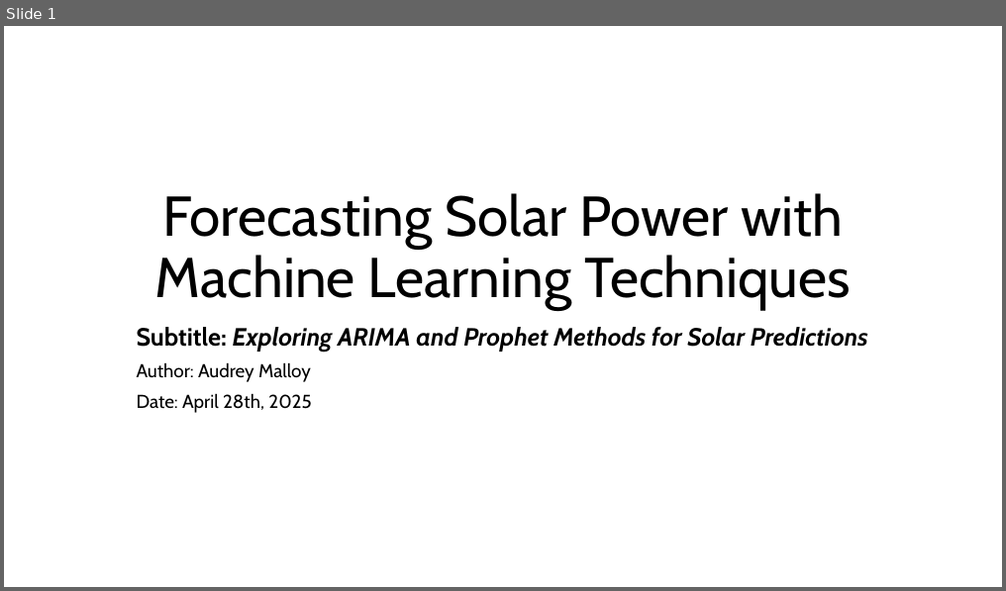
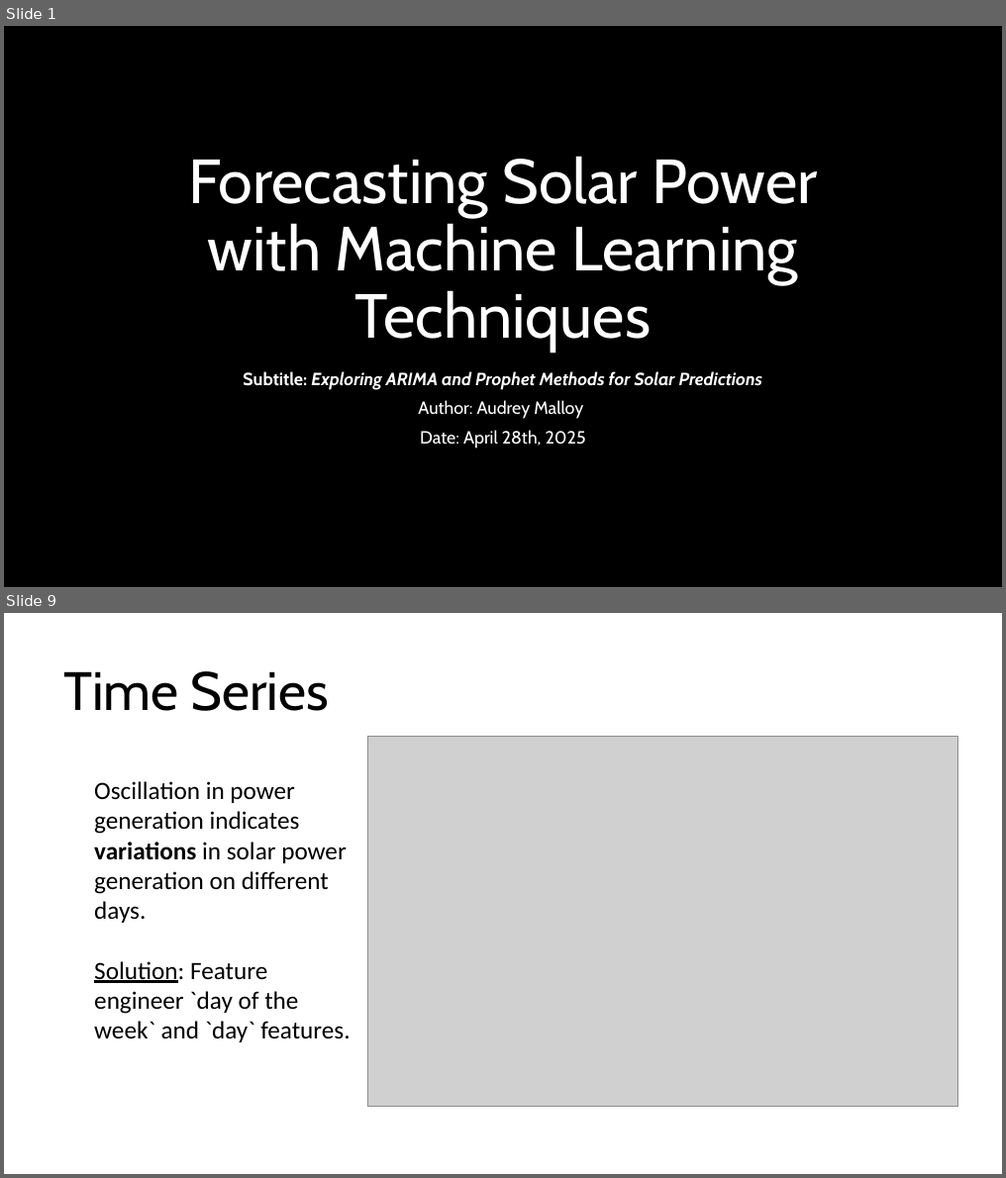
Before and after one commit to audreymalloy/Springboard_DataScience, a slide deck: Capstone-3-Solar/Documentation/Capstone_3_Final_Presentation_Malloy.pptx. Shown one above the other, each under a label of ours: slide 1 before the commit, slides 1 and 9 after it; the slides between them are not shown. The pictures are 1006x591 and 1006x1178 pixels, drawn with LibreOffice and Linux fonts; fonts in the diff are those of the drawing; grey boxes stand for pictures; background and template pictures are left out. Boxes give left, top, right and bottom in pixels: in the first picture for what was removed or moved away, otherwise in the second. Text is boxed around its words. In the diff, an @@ line names an element or a change of style, - is before the commit and + after.

```diff
--- a/Capstone-3-Solar/Documentation/Capstone_3_Final_Presentation_Malloy.pptx
+++ b/Capstone-3-Solar/Documentation/Capstone_3_Final_Presentation_Malloy.pptx
@@ slide 9 added at bbox=[4, 613, 1002, 1174], background #FFFFFF @@
@@ title added at bbox=[63, 671, 329, 711], 52 pt, text #000000 @@
+Time Series
@@ picture added at bbox=[368, 737, 958, 1107] @@
@@ text added at bbox=[94, 781, 350, 1043], 24 pt, text #000000 @@
+Oscillation in power generation indicates variations in solar power generation on different days.
+Solution: Feature engineer `day of the week` and `day` features.
@@ slide 1 changed as well @@
@@ background #FFFFFF to picture (left out) @@
@@ title "Forecasting Solar Power with Machine ..." at bbox=[188, 156, 817, 352]: size 54 to 60 pt, text colour #000000 to #FFFFFF @@
@@ subtitle "Subtitle: Exploring ARIMA and Prophet ...": place and size @@
-subtitle "Subtitle: Exploring ARIMA and Prophet ..." at bbox=[137, 327, 868, 413]
+subtitle "Subtitle: Exploring ARIMA and Prophet ..." at bbox=[243, 372, 762, 449]
@@ subtitle "Subtitle: Exploring ARIMA and Prophet ..." at bbox=[243, 372, 762, 449]: size 24 to 17 pt in "Subtitle: Exploring ARIMA and Prophet Methods for ..."; text colour #000000 to #FFFFFF; size 18 to 17 pt in "Author: Audrey Malloy", "Date: April 28th, 2025"; alignment left to centre @@
```
Also in this commit, not shown: 18 other slides added, 8 slides removed, 2 other files.
